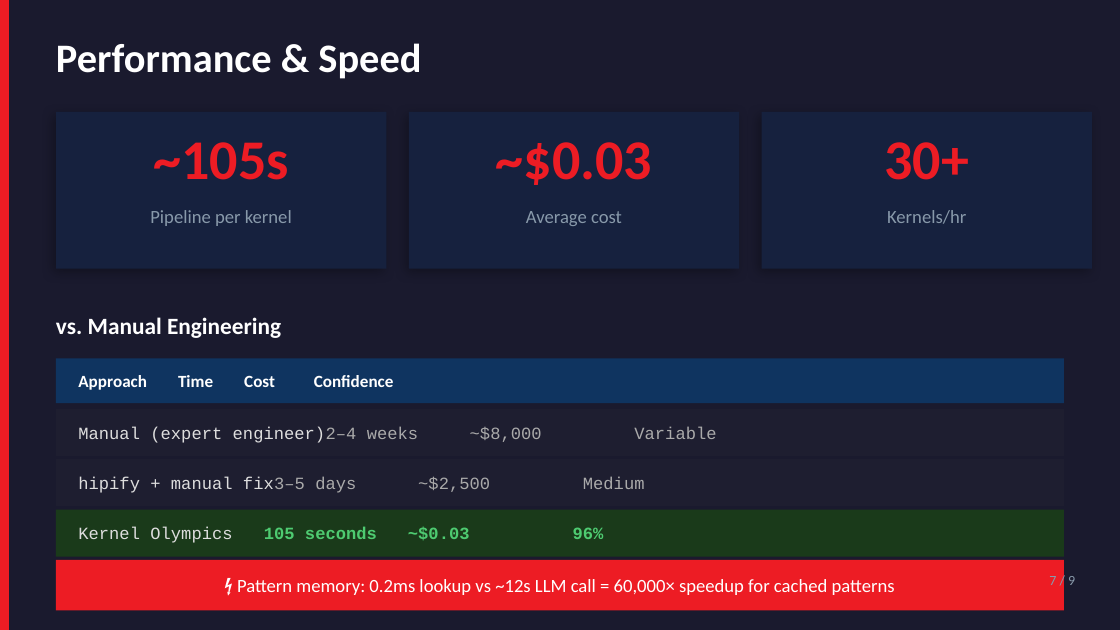
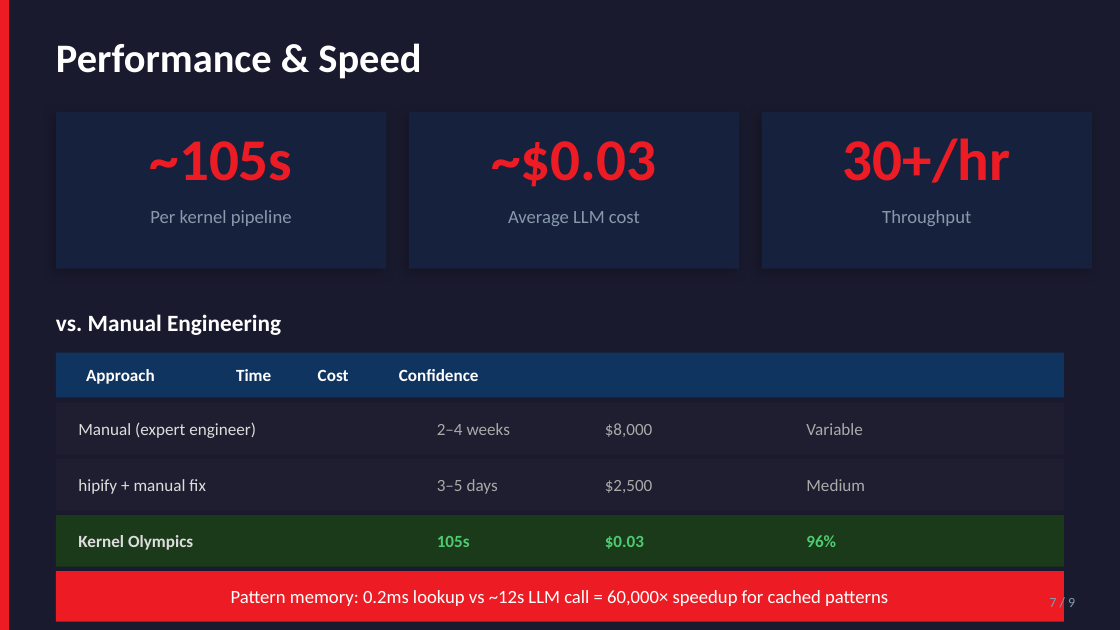
Before and after one commit to indrad3v4/Kernel-Olympics, a slide deck: slide 7 of slides/KernelOlympics_Deck.pptx. Drawn at 1120x630 pixels with LibreOffice and Linux fonts; fonts in the diff are those of the drawing. Boxes give left, top, right and bottom in pixels: in the first picture for what was removed or moved away, otherwise in the second. Text is boxed around its words. In the diff, an @@ line names an element or a change of style, - is before the commit and + after.

```diff
--- a/slides/KernelOlympics_Deck.pptx
+++ b/slides/KernelOlympics_Deck.pptx
@@ text "~105s" at [150,141,293,181]: size 36 to 38 pt @@
@@ text "~$0.03" at [491,141,656,187]: size 36 to 38 pt @@
@@ shadow changed in 3 elements at [56,112,386,269], [409,112,739,269], [762,112,1092,269] @@
@@ text at [843,138,1010,183]: text changed; size 36 to 38 pt @@
-30+
+30+/hr
@@ text at [150,210,292,226]: text changed @@
-Pipeline per kernel
+Per kernel pipeline
@@ text at [508,211,640,226]: text changed @@
-Average cost
+Average LLM cost
@@ text at [882,210,971,226]: text changed @@
-Kernels/hr
+Throughput
@@ rectangle: place and size @@
-rectangle at [56,358,1064,403]
+rectangle at [56,353,1064,398]
@@ text "Approach Time Cost Confidence" rewrapped from [78,375,394,390] to [86,369,479,384] @@
@@ rectangle: place and size @@
-rectangle at [56,409,1064,456]
+rectangle at [56,403,1064,455]
@@ text at [78,422,256,438]: text changed; font Courier New to Calibri; text colour #AAAAAA to #DDDDDD @@
-Manual (expert engineer)2–4 weeks ~$8,000 Variable
+Manual (expert engineer)
@@ text added at [437,423,511,435], 11 pt, text #AAAAAA @@
+2–4 weeks
@@ text added at [605,423,653,437], 11 pt, text #AAAAAA @@
+$8,000
@@ text added at [806,423,863,435], 11 pt, text #AAAAAA @@
+Variable
@@ rectangle: place and size @@
-rectangle at [56,459,1064,506]
+rectangle at [56,459,1064,511]
@@ text at [78,479,205,494]: text changed; font Courier New to Calibri; text colour #AAAAAA to #DDDDDD @@
-hipify + manual fix3–5 days ~$2,500 Medium
+hipify + manual fix
@@ text added at [437,479,498,494], 11 pt, text #AAAAAA @@
+3–5 days
@@ text added at [806,479,865,491], 11 pt, text #AAAAAA @@
+Medium
@@ text added at [605,480,653,493], 11 pt, text #AAAAAA @@
+$2,500
@@ rectangle: place and size @@
-rectangle at [56,510,1064,557]
+rectangle at [56,515,1064,567]
@@ text removed at [78,527,604,543] @@
-Kernel Olympics 105 seconds ~$0.03 96%
@@ text added at [78,535,193,550], 11 pt, text #DDDDDD, bold @@
+Kernel Olympics
@@ text added at [437,536,470,547], 11 pt, text #4ECB71, bold @@
+105s
@@ text added at [605,536,644,549], 11 pt, text #4ECB71, bold @@
+$0.03
@@ text added at [806,535,836,547], 11 pt, text #4ECB71, bold @@
+96%
@@ rectangle: place and size @@
-rectangle at [56,560,1064,610]
+rectangle at [56,571,1064,622]
@@ text at [231,590,888,606]: text changed @@
-⚡ Pattern memory: 0.2ms lookup vs ~12s LLM call = 60,000× speedup for cached patterns
+Pattern memory: 0.2ms lookup vs ~12s LLM call = 60,000× speedup for cached patterns
@@ text "7 / 9": place and size @@
-text "7 / 9" at [1049,576,1075,585]
+text "7 / 9" at [1049,598,1075,607]
```
Also in this commit, not shown: 8 other slides changed, 3 other files.
